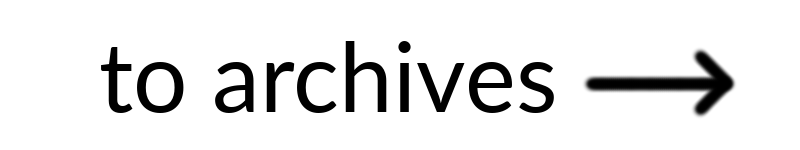
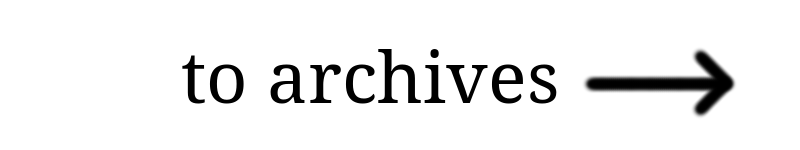
Comparing the layer stacks of the two 800x150 images. Changes:
painted on "to archives" over [left=101, top=41, right=557, bottom=113]
